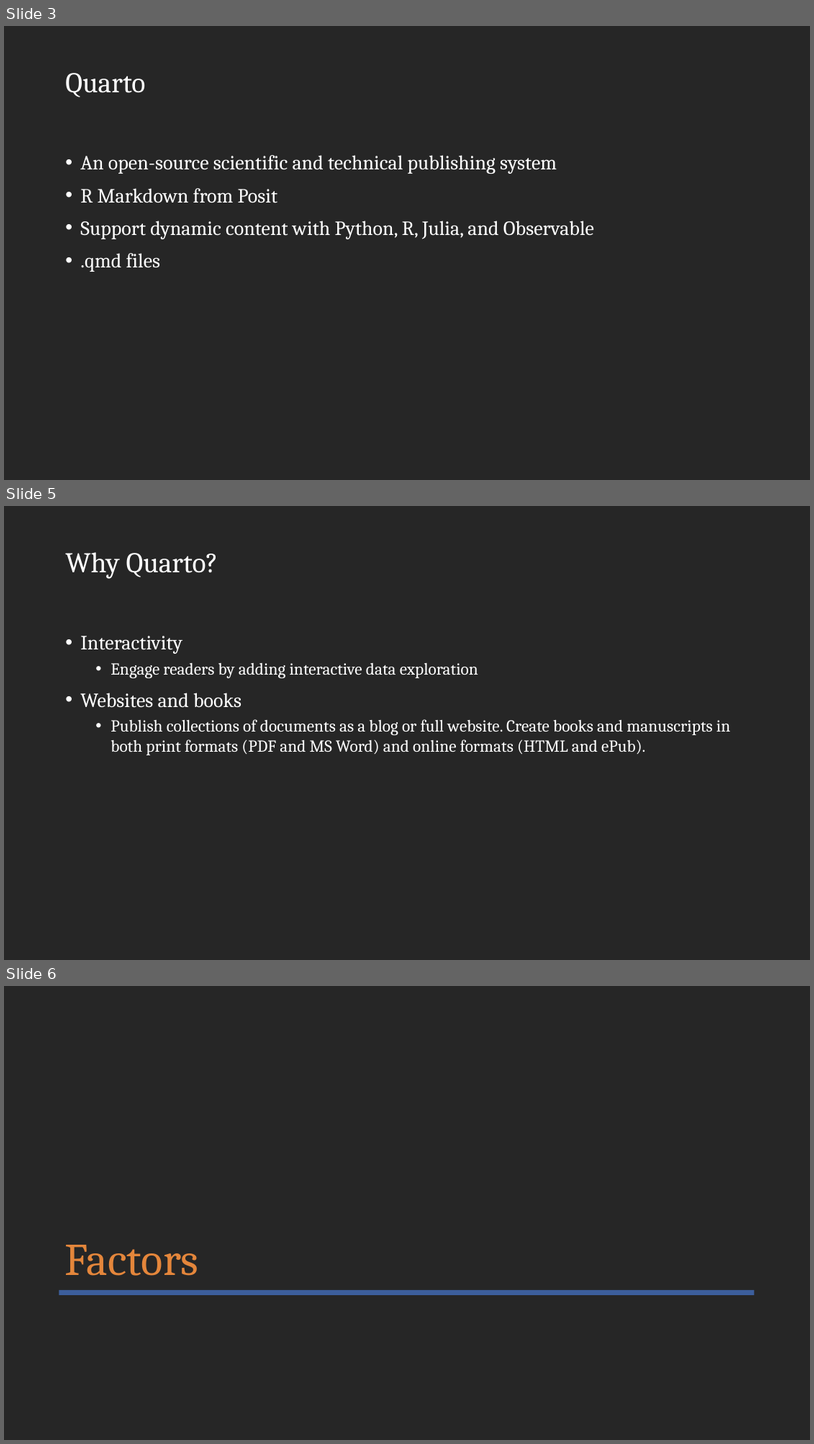
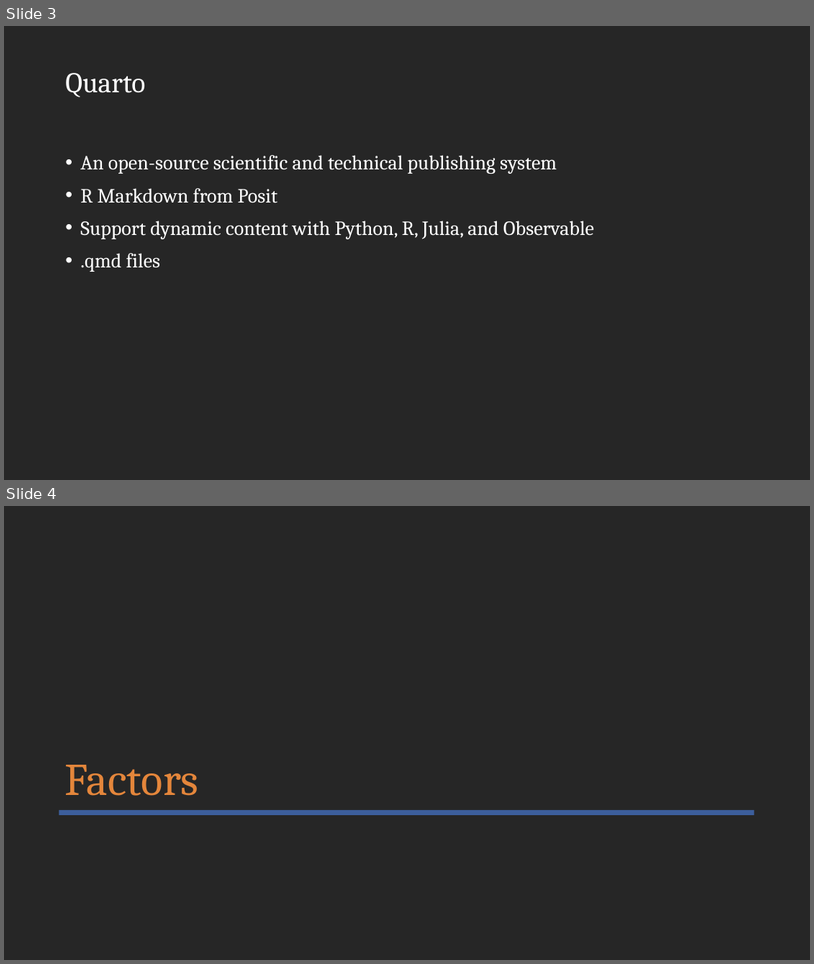
Before and after one commit to zawmtun/r_workshop_ex, a slide deck: code/03_quarto_factors.pptx. Shown one above the other, each under a label of ours: slides 3, 5 and 6 before the commit, slides 3 and 4 after it; the slides between them are not shown. The pictures are 814x1444 and 814x964 pixels, drawn with LibreOffice and Linux fonts; fonts in the diff are those of the drawing; background and template pictures are left out. Boxes give left, top, right and bottom in pixels: in the first picture for what was removed or moved away, otherwise in the second. Text is boxed around its words. In the diff, an @@ line names an element or a change of style, - is before the commit and + after.

```diff
--- a/code/03_quarto_factors.pptx
+++ b/code/03_quarto_factors.pptx
@@ slide 5 removed at (4, 506, 810, 960), background #262626 @@
@@ title removed at (65, 552, 219, 579) @@
-Why Quarto?
@@ text removed at (80, 636, 730, 755) @@
-• Interactivity
-  • Engage readers by adding interactive data exploration
-• Websites and books
-  • Publish collections of documents as a blog or full website. Create books and manuscripts in both print formats (PDF and MS Word) and online formats (HTML and ePub).
@@ what was slide 6 is now slide 4 @@
```
Also in this commit, not shown: 1 slide added, 2 other slides removed, 9 other files.
